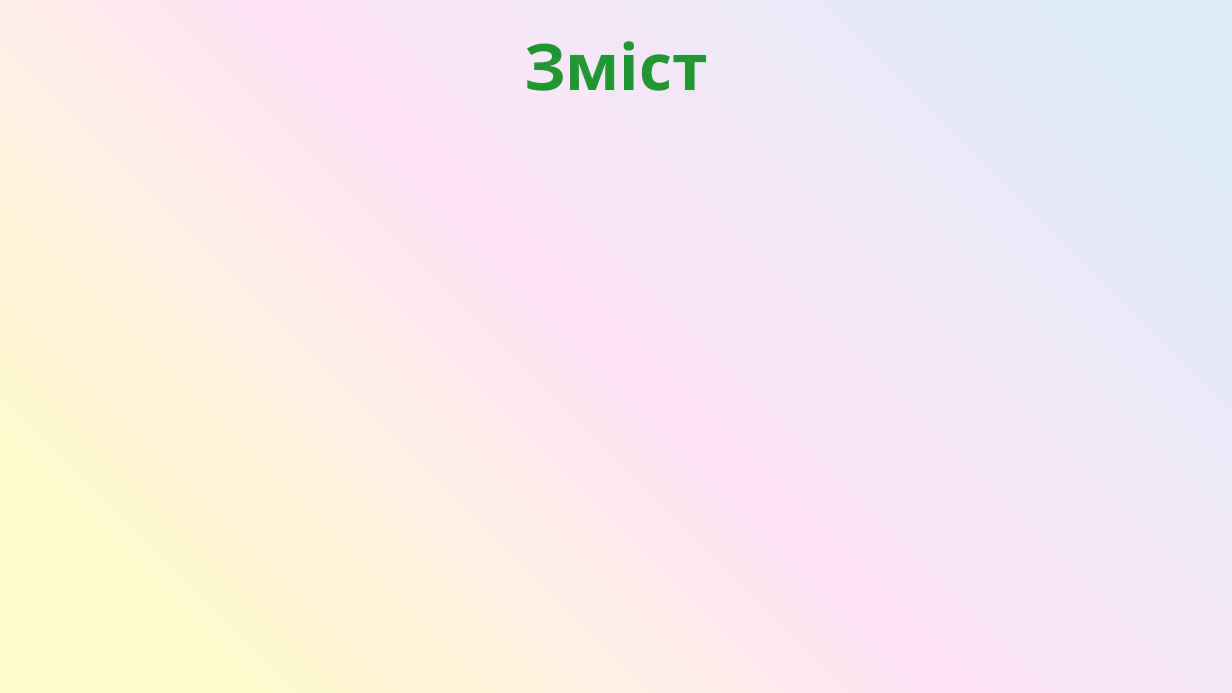
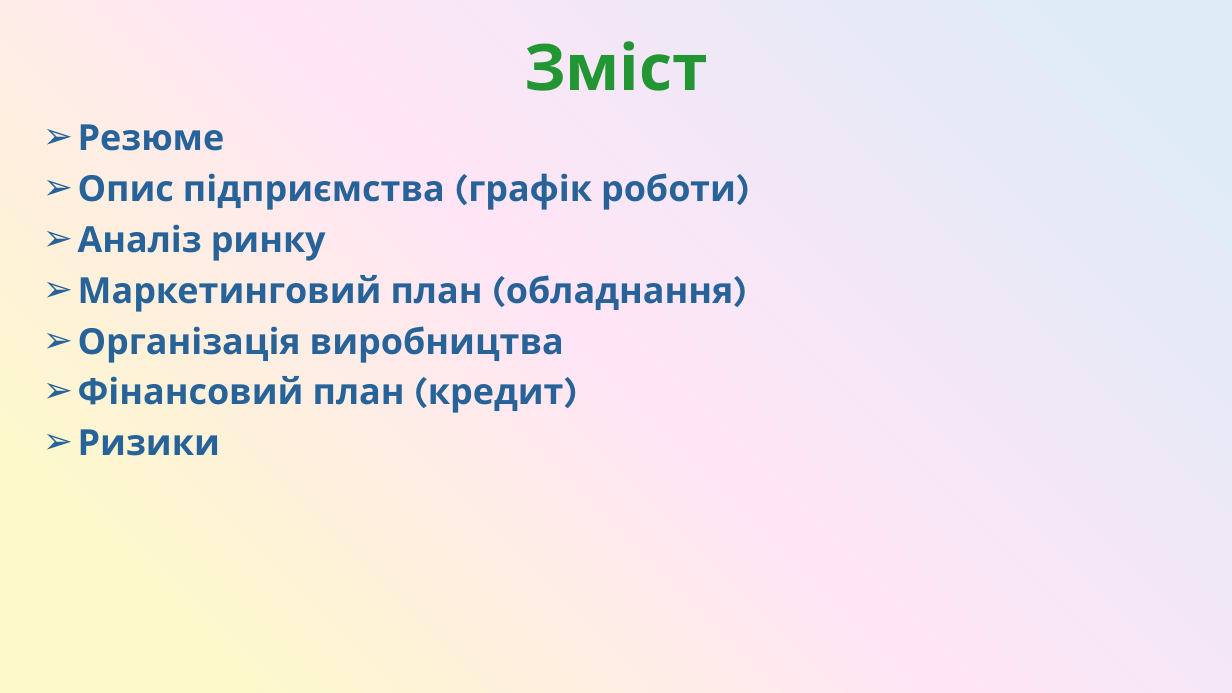
Before and after one commit to SashaGaran/Katya_diplomna, a slide deck: slide 2 of diplomna.pptx. Drawn at 1232x693 pixels with LibreOffice and Linux fonts; fonts in the diff are those of the drawing. Boxes give left, top, right and bottom in pixels: in the first picture for what was removed or moved away, otherwise in the second. Text is boxed around its words. In the diff, an @@ line names an element or a change of style, - is before the commit and + after.

```diff
--- a/diplomna.pptx
+++ b/diplomna.pptx
@@ text added at [78, 124, 736, 456], 28 pt, text gradient #276399 to #5380FF, bold @@
+➢ Резюме
+➢ Опис підприємства (графік роботи)
+➢ Аналіз ринку
+➢ Маркетинговий план (обладнання)
+➢ Організація виробництва
+➢ Фінансовий план (кредит)
+➢ Ризики
```
Also in this commit, not shown: 1 other slide changed, 2 slides added, 2 slides removed.
